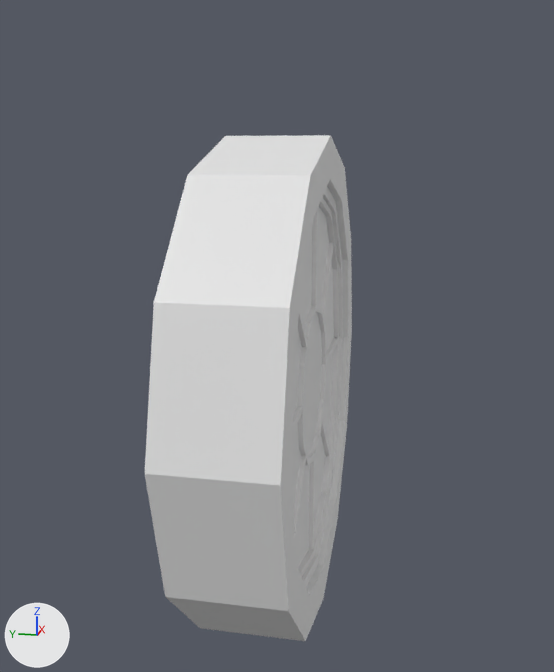
The Blender file Blend/Casa/HouseJanela3.blend as it was, and as the next commit left it.
One viewpoint serves both versions: a 50 mm lens placed at (-3.03, -0.6, 0.96), pointed at (0.02, 0.01, 0.19). Lighting does not change. The marker at lower left points along +X, +Y and +Z.

Names of what the first picture shows: 'HouseJanela3'.
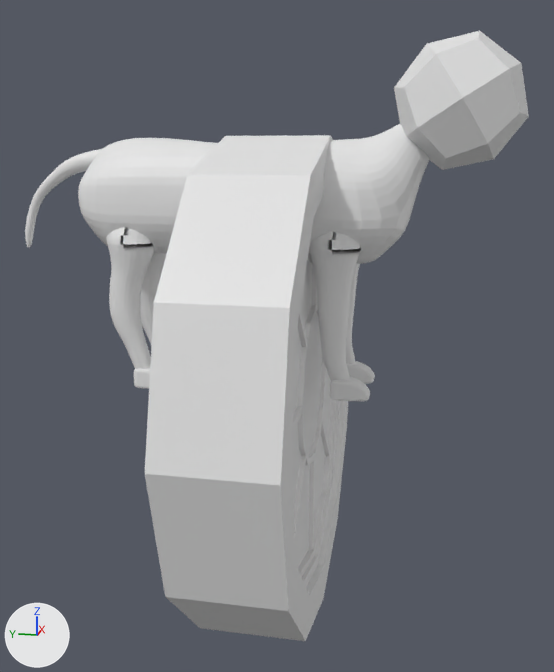
The newer file is also rescaled (x0.556), turned or shifted as a whole; pictures and numbers use the older file's frame.

What differs and where, as boxes (x1, y1, x2, y2) in the pictures (554 x 672 px):
'BaseCat', added
    after: (25, 31, 529, 401)

Patch to the scene script:
```diff
--- a/Blend/Casa/HouseJanela3.blend.py
+++ b/Blend/Casa/HouseJanela3.blend.py
@@ me_basecat @@
+me_basecat.from_pydata(...)  # 4952 vertices, 4808 faces; spans x -13.4..13.8, y -0.9..75.8, z -61.1..51.9
@@ ob_basecat @@
+ob_basecat = bpy.data.objects.new('BaseCat', me_basecat)
+ob_basecat.location = (0.0, 0.0, 0.001)
+ob_basecat.rotation_euler = (1.571, 0.0, 0.0)  # degrees (90, 0, 0)
+ob_basecat.scale = (0.018, 0.018, 0.018)
```
